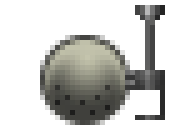
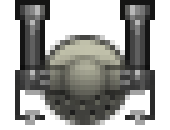
Layer changes from the first 170 x 130 image to the second:
renamed "mount" to "mounts", painted on it over [15, 65, 165, 125]
painted on "dots" over [55, 85, 120, 120]
added layer "lines" (50%) in group "base" over [40, 60, 130, 100]
added layer "circle" (35%) in group "base" over [60, 55, 110, 105]
removed layer "barrel" from group "recoil" over [135, 5, 165, 85]
added layer "barrels" in group "recoil" over [15, 0, 155, 90]
